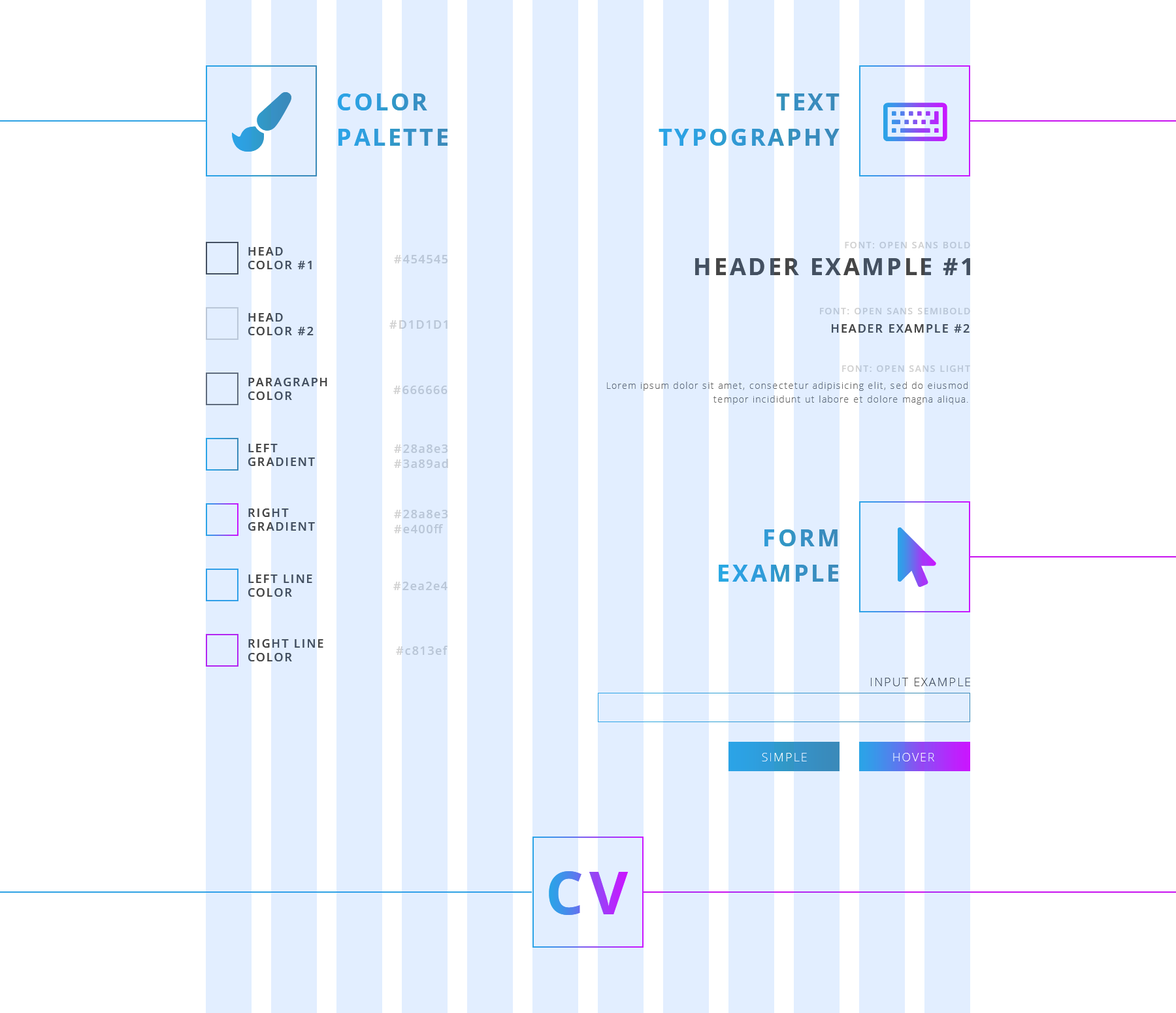
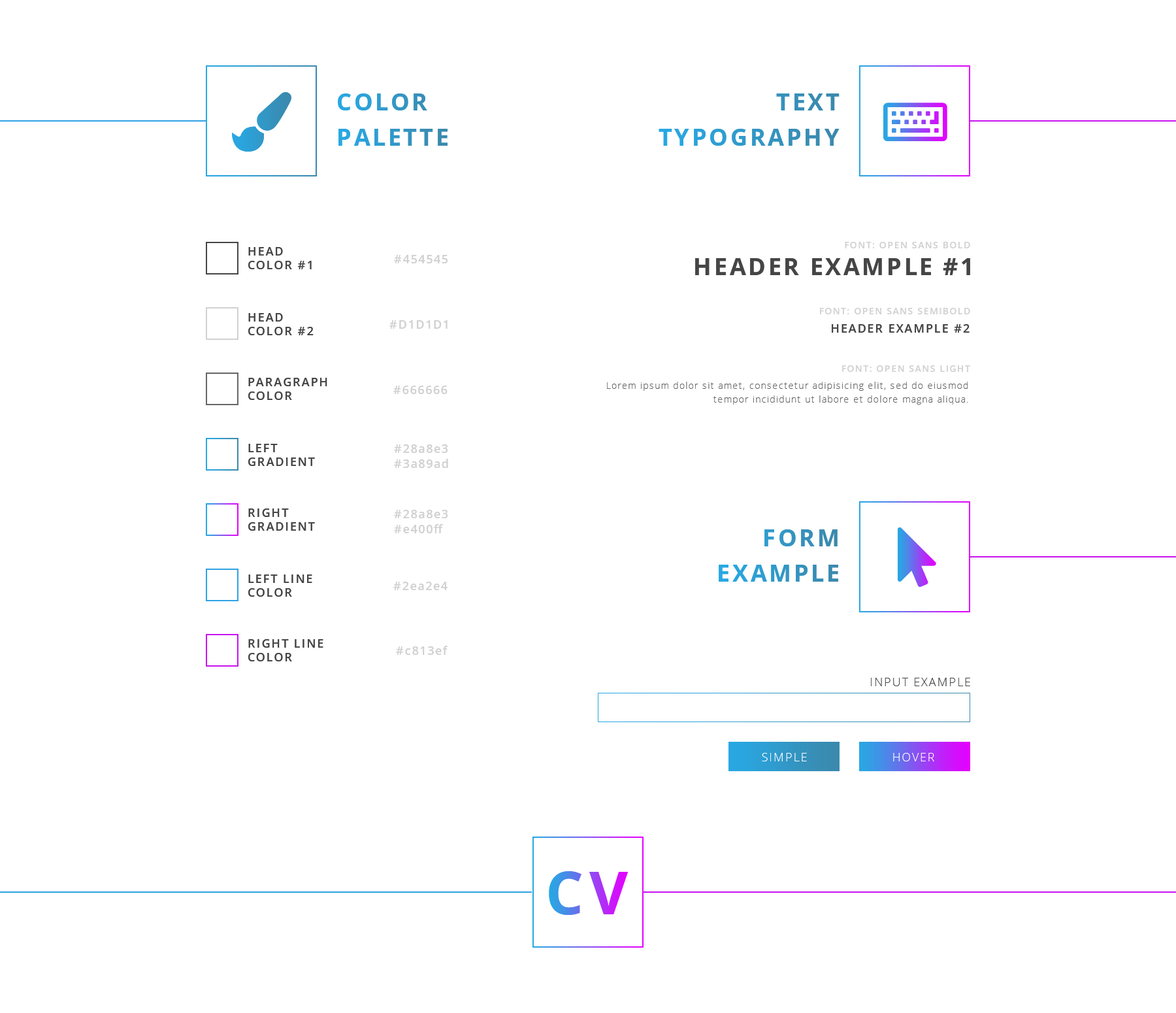
Before/after of a 1176 x 1013 layered artwork. What changed in the layer stack:
hid "Columns" over [205, 0, 971, 1013]
